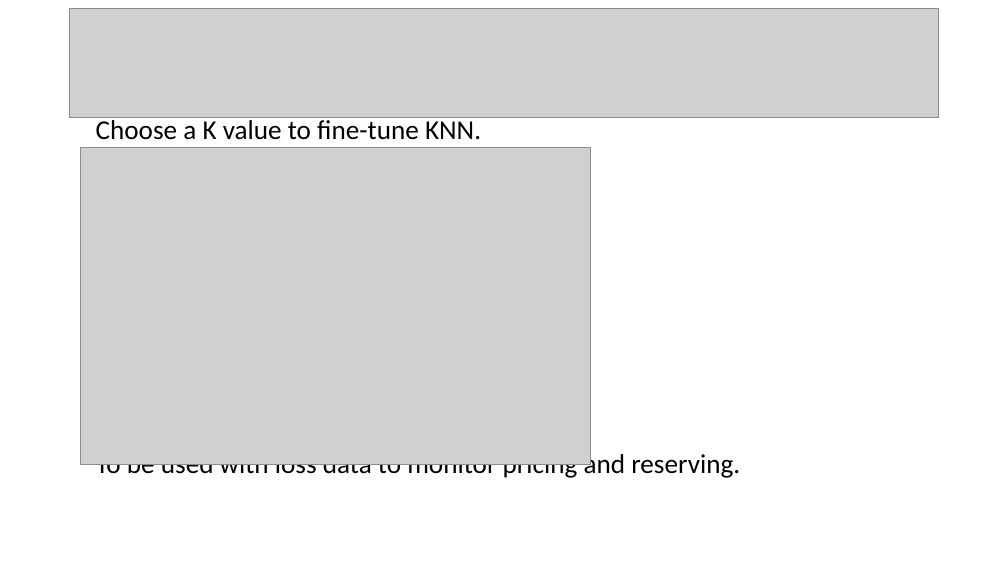
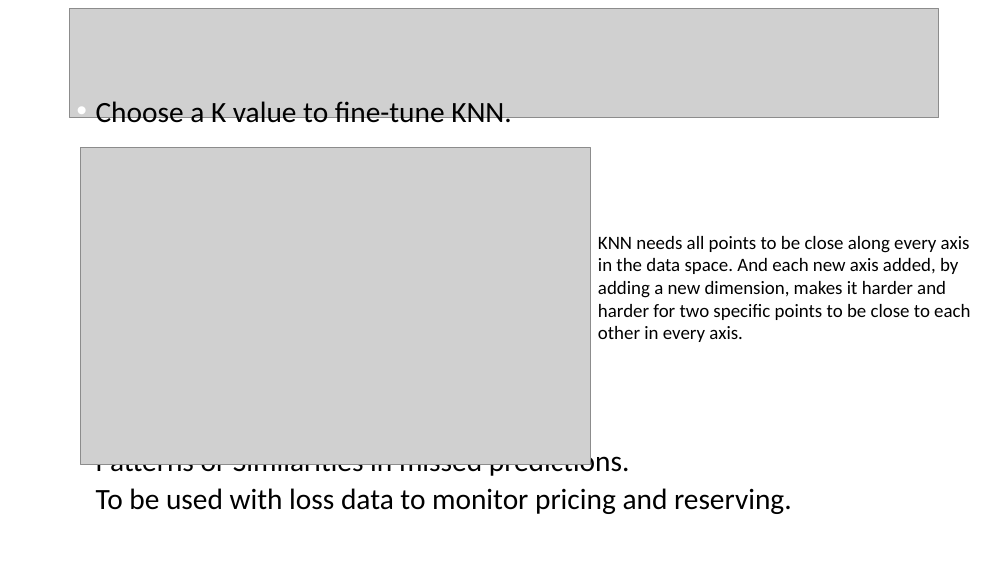
Before and after one commit to besswess/Atlantic-Cyclone-Classification, a slide deck: slide 10 of Predicting Atlantic Windstom Status.ppt. Drawn at 1008x567 pixels with LibreOffice and Linux fonts; fonts in the diff are those of the drawing; grey boxes stand for pictures. Boxes give left, top, right and bottom in pixels: in the first picture for what was removed or moved away, otherwise in the second. Text is boxed around its words. In the diff, an @@ line names an element or a change of style, - is before the commit and + after.

```diff
--- a/Predicting Atlantic Windstom Status.ppt
+++ b/Predicting Atlantic Windstom Status.ppt
@@ text "Choose a K value to ...": place and size @@
-text "Choose a K value to ..." at (96,117,740,479)
+text "Choose a K value to ..." at (96,101,792,514)
@@ text "Choose a K value to ..." at (96,101,792,514): size 25.9 to 28 pt; line spacing 0.7 to 0.8 @@
@@ text added at (598,236,970,342), 18 pt, text #000000 @@
+KNN needs all points to be close along every axis in the data space. And each new axis added, by adding a new dimension, makes it harder and harder for two specific points to be close to each other in every axis.
```
Also in this commit, not shown: 1 other slide changed, 2 slides added, 2 slides removed, 1 other file.
